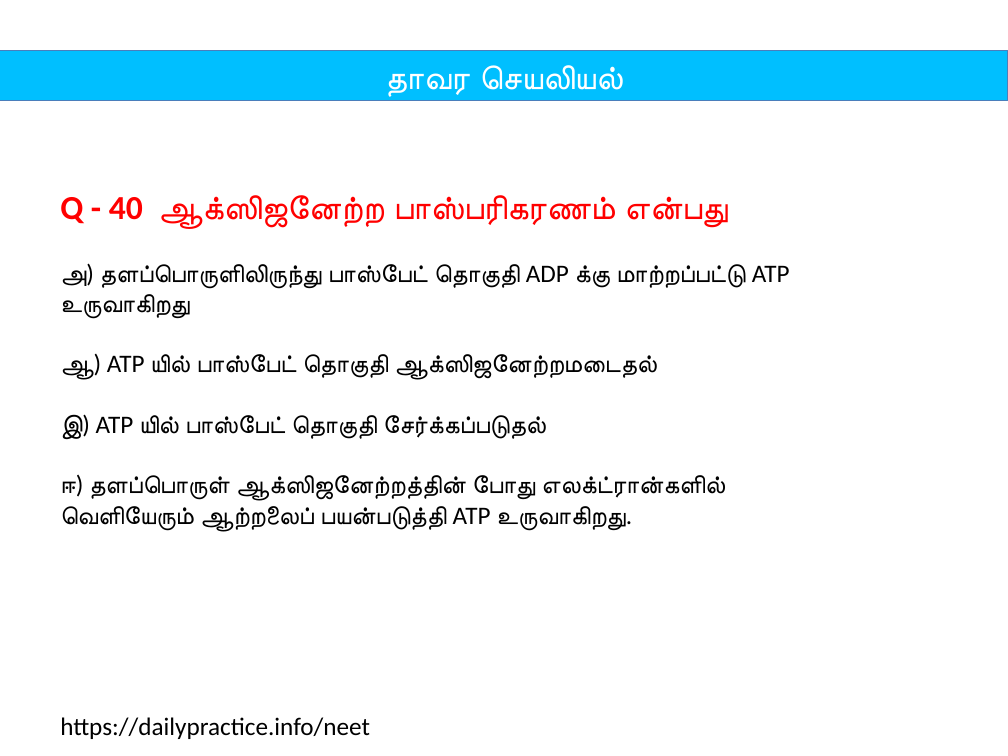
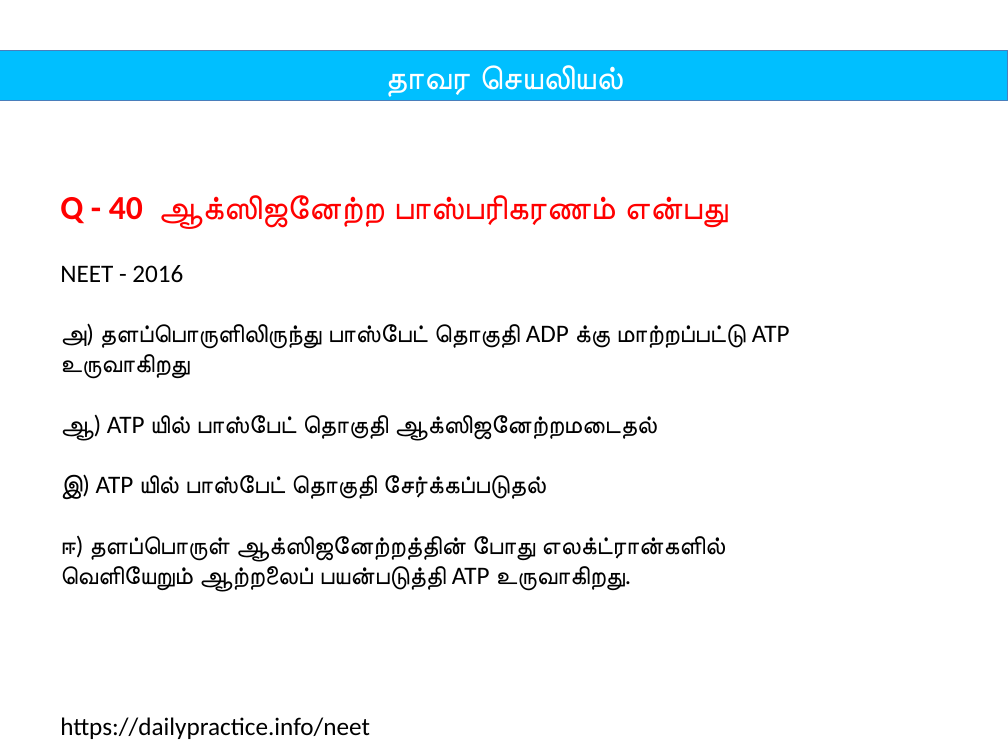
Before and after one commit to tvmani/tvmani.github.io, a slide deck: slide 80 of tamil_biology/unit_05_plant_physiology.pptx. Drawn at 1008x756 pixels with LibreOffice and Linux fonts; fonts in the diff are those of the drawing. Boxes give left, top, right and bottom in pixels: in the first picture for what was removed or moved away, otherwise in the second. Text is boxed around its words. In the diff, an @@ line names an element or a change of style, - is before the commit and + after.

```diff
--- a/tamil_biology/unit_05_plant_physiology.pptx
+++ b/tamil_biology/unit_05_plant_physiology.pptx
@@ text at (60, 265, 183, 282): paragraph added @@
+NEET - 2016
@@ text at (60, 536, 723, 591): text changed @@
-ஈ) தளப்பொருள் ஆக்ஸிஜனேற்றத்தின் போது எலக்ட்ரான்களில் வெளியேரும் ஆற்றலைப் பயன்படுத்தி ATP உருவாகிறது.
+ஈ) தளப்பொருள் ஆக்ஸிஜனேற்றத்தின் போது எலக்ட்ரான்களில் வெளியேறும் ஆற்றலைப் பயன்படுத்தி ATP உருவாகிறது.
```
Also in this commit, not shown: 123 other slides changed, 2 slides added, 7 other files.
